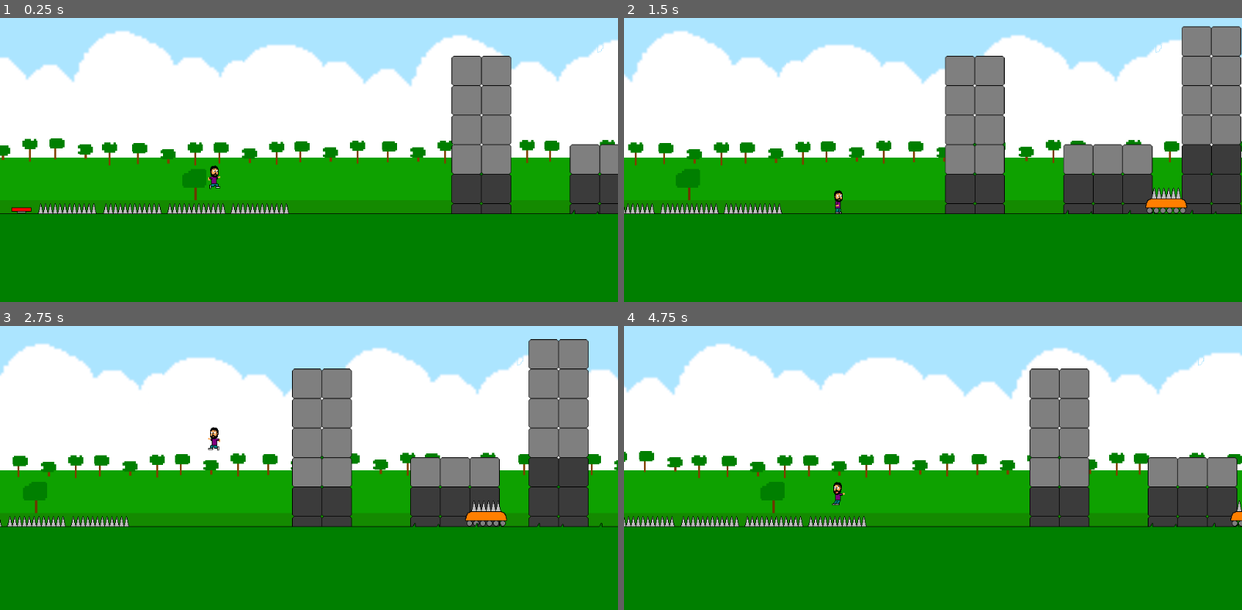
Above: before the commit, frames 1-4 (two rows, left to right).
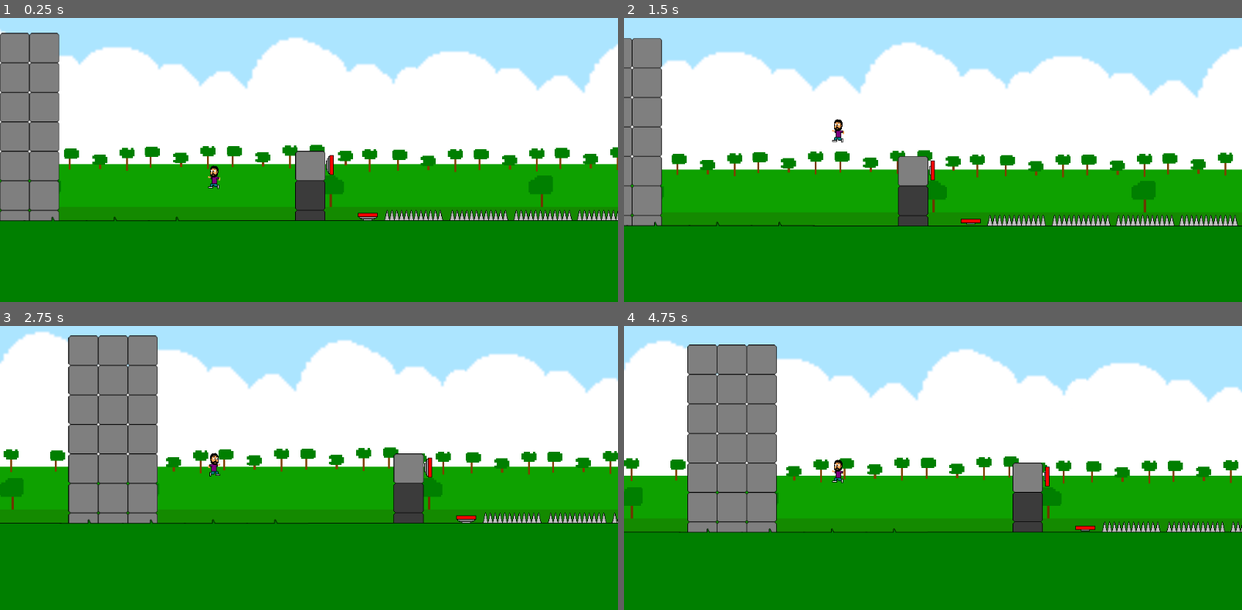
Above: after the commit, the same moments.

Repository: Guilherme-Calland/super_mega_guacamole
Game: Godot game, scene res://Scenes/Levels/Level 1.tscn
Two runs of this game, one before a commit and one after it. Both use one fixed random seed, a clock stepped at 60 frames per second and the inputs below.
Inputs:
- Up to frame 1 (0.25 s): no input
- Up to frame 2 (1.5 s): hold Space (jump) 0.53-1.28 s; hold D (right) from 0.53 s (still down); tap Shift (grab) at 1.35 s
- Up to frame 3 (2.75 s): tap Space (jump) at 1.52, 1.55, 1.82 s; release D (right) at 2.03 s; hold A (left) from 2.03 s (still down); hold Space (jump) from 2.03 s (still down)
- Up to frame 4 (4.75 s): release A (left) at 2.78 s; release Space (jump) at 2.78 s; hold D (right) 2.78-4.28 s; tap Shift (grab) at 2.85, 4.35 s; tap Space (jump) at 3.02, 3.05, 3.32, 4.52, 4.55 s; hold Space (jump) 3.53-4.28 s; hold A (left) from 4.28 s (still down)

The runs differ from the first frame. In frame 1, 26% of the frame differs, in the area x 0-100%, y 4-72%; in frame 2, 34%, in the area x 0-100%, y 2-74%; in frame 3, 33%; in frame 4, 31%.

Commit message:
all wall bugs fixed

Diff:
--- a/Scenes/Levels/Level 1.tscn
+++ b/Scenes/Levels/Level 1.tscn
@@ -14,7 +14,7 @@
 [node name="Level 1" type="Node2D"]
 
 [node name="Player" parent="." instance=ExtResource( 6 )]
-position = Vector2( 6760.9, -60.6322 )
+position = Vector2( 6186.79, -71.8345 )
 z_index = 100
 gravity = 10
 
@@ -96,6 +96,7 @@
 
 [node name="Spike" parent="SpikeGroup1" instance=ExtResource( 7 )]
 position = Vector2( 4424.31, -48.3081 )
+direction = Vector2( -200, -150 )
 
 [node name="Spike2" parent="SpikeGroup1" instance=ExtResource( 7 )]
 position = Vector2( 4474.01, -47.8631 )
@@ -105,27 +106,33 @@
 
 [node name="Spike" parent="SpikeGroup2" instance=ExtResource( 7 )]
 position = Vector2( 2353.17, -47.3449 )
+direction = Vector2( -200, -150 )
 
 [node name="Spike2" parent="SpikeGroup2" instance=ExtResource( 7 )]
 position = Vector2( 2401.17, -47.3449 )
+direction = Vector2( -200, -150 )
 
 [node name="SpikeGroup3" type="Node2D" parent="."]
 position = Vector2( 2546.56, -6.18591 )
 
 [node name="Spike" parent="SpikeGroup3" instance=ExtResource( 7 )]
 position = Vector2( 2353.17, 13.6551 )
+direction = Vector2( -200, -150 )
 
 [node name="Spike2" parent="SpikeGroup3" instance=ExtResource( 7 )]
-position = Vector2( 2401.17, 12.6551 )
+position = Vector2( 2401.17, 13.6551 )
+direction = Vector2( 200, -150 )
 
 [node name="SpikeGroup4" type="Node2D" parent="."]
 position = Vector2( 2751.31, -1.95146 )
 
 [node name="Spike" parent="SpikeGroup4" instance=ExtResource( 7 )]
 position = Vector2( 2353.17, 8.65508 )
+direction = Vector2( 200, -150 )
 
 [node name="Spike2" parent="SpikeGroup4" instance=ExtResource( 7 )]
-position = Vector2( 2401.17, 7.65508 )
+position = Vector2( 2401.17, 8.65508 )
+direction = Vector2( 200, -150 )
 
 [node name="JumpPad" parent="." instance=ExtResource( 9 )]
 position = Vector2( 5527.73, 10.4774 )
@@ -149,40 +156,45 @@
 position = Vector2( 4140.32, -1.04448 )
 
 [node name="Spike" parent="LargeSpikeGroup1/SpikeGroup5" instance=ExtResource( 7 )]
-position = Vector2( 2353.17, 8.65508 )
+position = Vector2( 2353.17, 8.53505 )
+direction = Vector2( -200, -150 )
 
 [node name="Spike2" parent="LargeSpikeGroup1/SpikeGroup5" instance=ExtResource( 7 )]
 position = Vector2( 2401.17, 8.65508 )
+direction = Vector2( -200, -150 )
 
 [node name="SpikeGroup6" type="Node2D" parent="LargeSpikeGroup1"]
 position = Vector2( 4247.73, -0.952362 )
 
 [node name="Spike" parent="LargeSpikeGroup1/SpikeGroup6" instance=ExtResource( 7 )]
 position = Vector2( 2353.17, 8.65508 )
+direction = Vector2( -200, -150 )
 
 [node name="Spike2" parent="LargeSpikeGroup1/SpikeGroup6" instance=ExtResource( 7 )]
 position = Vector2( 2401.17, 8.65508 )
+direction = Vector2( -200, -150 )
 
 [node name="SpikeGroup7" type="Node2D" parent="LargeSpikeGroup1"]
 position = Vector2( 4353.74, -1.89716 )
 
 [node name="Spike" parent="LargeSpikeGroup1/SpikeGroup7" instance=ExtResource( 7 )]
 position = Vector2( 2353.17, 9.65508 )
+direction = Vector2( 200, -150 )
 
 [node name="Spike2" parent="LargeSpikeGroup1/SpikeGroup7" instance=ExtResource( 7 )]
 position = Vector2( 2401.17, 9.65508 )
+direction = Vector2( 200, -150 )
 
 [node name="SpikeGroup8" type="Node2D" parent="LargeSpikeGroup1"]
 position = Vector2( 4458.81, -1.98927 )
 
 [node name="Spike" parent="LargeSpikeGroup1/SpikeGroup8" instance=ExtResource( 7 )]
 position = Vector2( 2353.17, 9.65508 )
+direction = Vector2( 200, -150 )
 
 [node name="Spike2" parent="LargeSpikeGroup1/SpikeGroup8" instance=ExtResource( 7 )]
 position = Vector2( 2401.17, 9.65508 )
-
-[node name="Spike3" parent="LargeSpikeGroup1/SpikeGroup8" instance=ExtResource( 7 )]
-position = Vector2( 3374.01, 8.73369 )
+direction = Vector2( 200, -150 )
 
 [node name="MovingSpike" parent="." instance=ExtResource( 10 )]
 position = Vector2( 7521.07, 4.5226 )
--- a/Scenes/Objects/JumpPad.tscn
+++ b/Scenes/Objects/JumpPad.tscn
@@ -27,6 +27,7 @@
 [node name="JumpPadSprite" type="AnimatedSprite" parent="."]
 frames = SubResource( 1 )
 animation = "idle"
+frame = 1
 speed_scale = 0.5
 playing = true
 
--- a/Scripts/Animations.gd
+++ b/Scripts/Animations.gd
@@ -4,30 +4,33 @@
 	var jump = inputBundle["jump"]
 	var grab = inputBundle["grab"]
 
+	if direction == "right":
+		sprite.flip_h = false
+	elif direction == "left":
+		sprite.flip_h = true
+
 	if isOnFloor:
 		if (right and left) or not(right or left):
 			sprite.play("idle")
-		elif direction == "right":
-			sprite.flip_h = false
+		elif direction == "right" || "right":
 			sprite.play("run")
-		elif direction == "left":
-			sprite.flip_h = true
-			sprite.play("run")
+
 
 		if jump:
 			sprite.play("jump")
 
 	if (isOnFloor or isOnWall) and hurtAnimation:
 		hurtAnimation = false
-		if isOnWall:
-			sprite.flip_h = not sprite.flip_h
 
 	if not isOnFloor:
 		sprite.play("jump")
 
 	if isOnWall:
 		if jump:
-			sprite.flip_h = not sprite.flip_h
+			if direction == "left":
+				direction = right
+			elif direction == "right":
+				direction = left
 		sprite.play("pregrab")
 		if grab:
 			sprite.play("grab")
--- a/Scripts/Movement.gd
+++ b/Scripts/Movement.gd
@@ -1,7 +1,6 @@
 func move(speed, gravity, jumpSpeed, wallPushForce, isOnFloor, isOnWall, isOnCeiling, wallCollisionDirection, motionBundle, inputBundle):
 	var motion = motionBundle["motion"]
 	var direction = motionBundle["direction"]
-	var hurtMovement = motionBundle["hurtMovement"]
 	var left = inputBundle["left"]
 	var right = inputBundle["right"]
 	var jump = inputBundle["jump"]
@@ -53,20 +52,9 @@
 	if isOnFloor:
 		wallCollisionDirection = "none"
 
-#	if hurtMovement:
-#		motion.y = -jumpSpeed/2
-#		if direction == "right":
-#			motion.x = -speed
-#			direction ="left"
-#		elif direction == "left":
-#			motion.x = speed
-#			direction = "right"
-#		hurtMovement = false
-
 	motionBundle = {
 		"motion" : motion,
 		"direction" : direction,
-		"hurtMovement" : hurtMovement,
 		"wallCollisionDirection" : wallCollisionDirection
 	}
 
--- a/Scripts/Spike.gd
+++ b/Scripts/Spike.gd
@@ -1,6 +1,6 @@
 extends Area2D
 
-export var direction = Vector2(200, -150)
+export var direction = Vector2(-100, -500)
 
 func _on_Spike_body_entered(body):
 	if collides_with_player(body):
--- a/Scripts/Utils.gd
+++ b/Scripts/Utils.gd
@@ -9,7 +9,6 @@
 var motionBundle = {
 	"motion" : Vector2(0,0),
 	"direction" : "left",
-	"hurtMovement" : false,
 	"wallCollisionDirection" : "none"
 }
 
